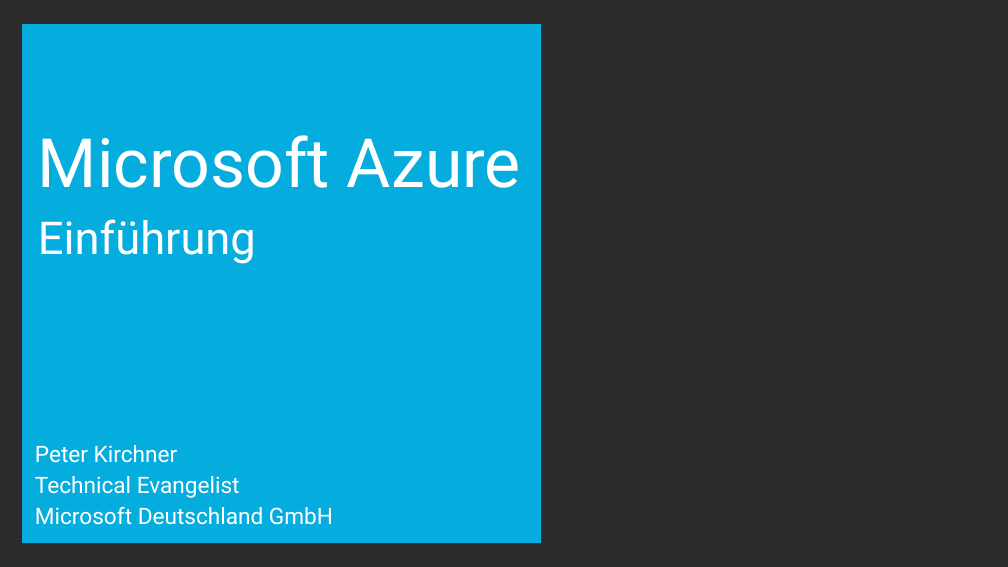
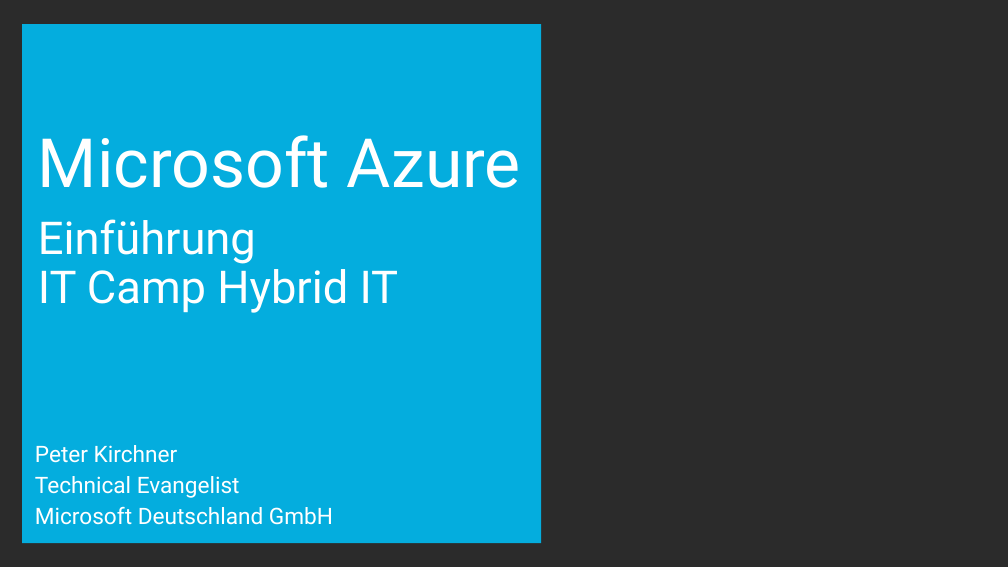
Before and after one commit to pkirch/hybridit15, a slide deck: slide 1 of Modul1/FY16Q2 Azure Intro (Hybrid IT 2015).pptx. Drawn at 1008x567 pixels with LibreOffice and Linux fonts; fonts in the diff are those of the drawing; background and template pictures are left out; a plain dark background stands for a picture behind light text. Boxes give left, top, right and bottom in pixels: in the first picture for what was removed or moved away, otherwise in the second. Text is boxed around its words. In the diff, an @@ line names an element or a change of style, - is before the commit and + after.

```diff
--- a/Modul1/FY16Q2 Azure Intro (Hybrid IT 2015).pptx
+++ b/Modul1/FY16Q2 Azure Intro (Hybrid IT 2015).pptx
@@ text at (x1=38, y1=262, x2=399, y2=313): paragraph added @@
+IT Camp Hybrid IT
```
Also in this commit, not shown: 3 other slides changed, 3 slides added, 2 slides removed, 1 other file.
